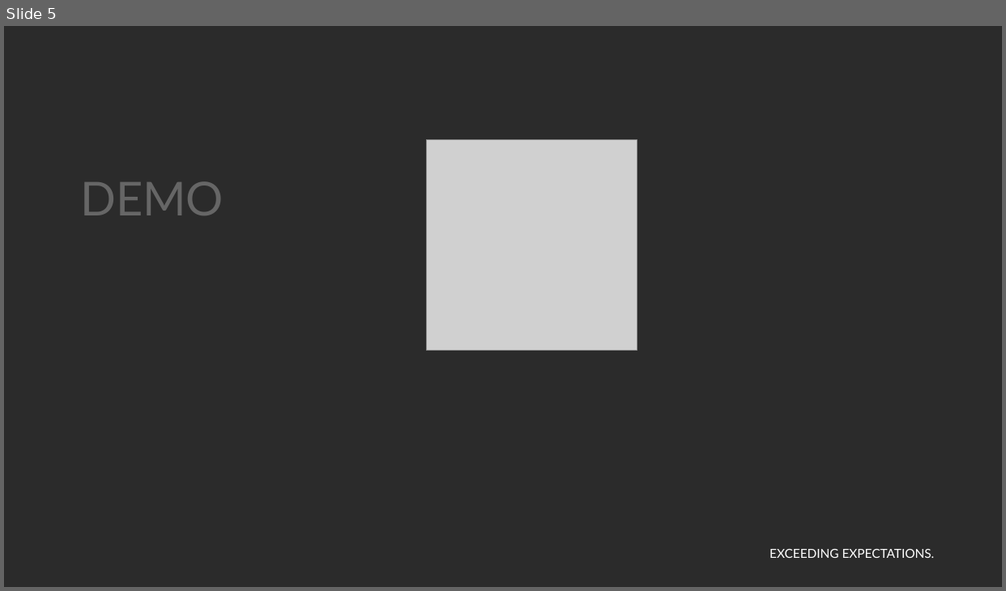
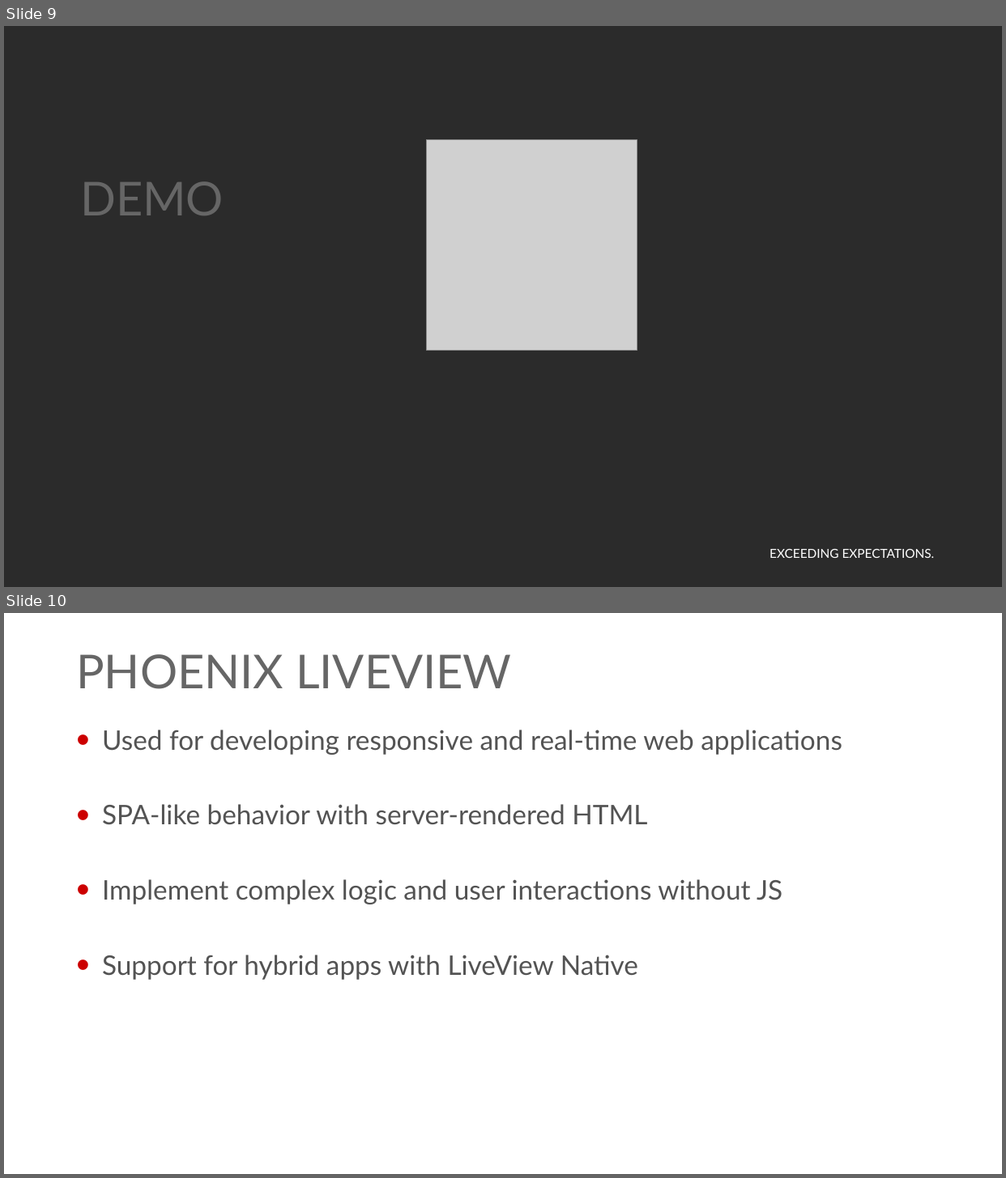
Before and after one commit to georgiyolovski/elixir-workshop, a slide deck: Elixir - Day 3.pptx. Shown one above the other, each under a label of ours: slide 5 before the commit, slides 9 and 10 after it. The pictures are 1006x591 and 1006x1178 pixels, drawn with LibreOffice and Linux fonts; fonts in the diff are those of the drawing; grey boxes stand for pictures; background and template pictures are left out; a plain dark background stands for a picture behind light text. Boxes give left, top, right and bottom in pixels: in the first picture for what was removed or moved away, otherwise in the second. Text is boxed around its words. In the diff, an @@ line names an element or a change of style, - is before the commit and + after.

Commit message:
Added LiveView slides

```diff
--- a/Elixir - Day 3.pptx
+++ b/Elixir - Day 3.pptx
@@ slide 10 added at [4,613,1002,1174], background #FFFFFF; not listed: 1 template element that a slide beside it also shows @@
@@ title added at [76,654,512,689], 45 pt, text #666666 @@
+PHOENIX LIVEVIEW
@@ text added at [102,730,842,980], 26 pt, text #535353 @@
+• Used for developing responsive and real-time web applications
+• SPA-like behavior with server-rendered HTML
+• Implement complex logic and user interactions without JS
+• Support for hybrid apps with LiveView Native
@@ what was slide 5 is now slide 9 @@
```
Also in this commit, not shown: 1 slide changed, 8 other slides added.
